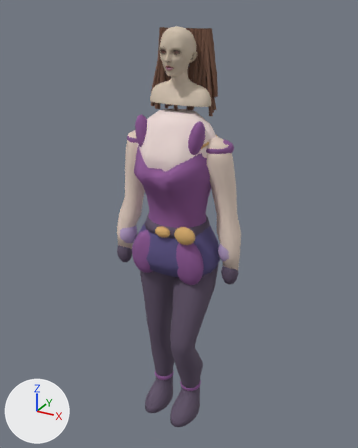
The glTF model godot/assets/katie_walk_7.glb as it was, and as the next commit left it.
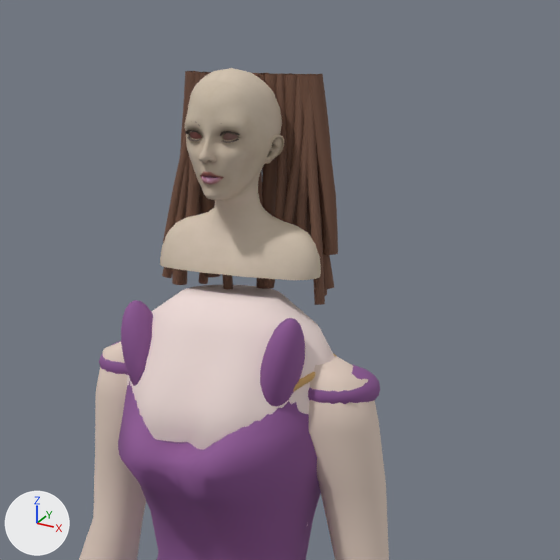
Old and new are each drawn whole from a camera (50 mm lens) standing at (1.129, -2.035, 2.261) and looking at (-0.004, 0.024, 1.231) and again close up on the part from 25% to 84% of the width and 0% to 48% of the height. The lights are fixed; the arrows at lower left show +X, +Y and +Z. The older version's two pictures come first. Where no turn or scale is listed for an object, it has been applied to the vertices. Vertices at exactly the same position are counted once.

Objects in the first close-up: 'Continuous arm', 'Continuous arm.001', 'Fitted shoulder strap', 'Fitted shoulder strap.001', 'Imported Katie eyelashes', 'Imported Katie katie', 'Katie hair strand 00', 'Katie hair strand 02', 'Katie hair strand 05', 'Katie hair strand 08', 'Katie hair strand 44', 'Upper torso skin', 'Violet sweetheart bodice' and 23 more.
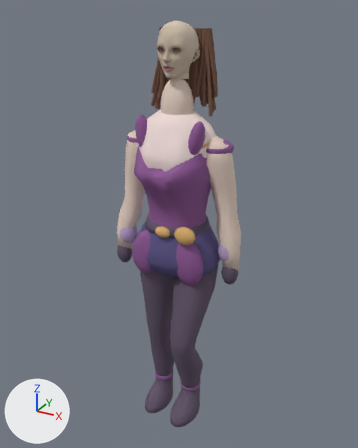
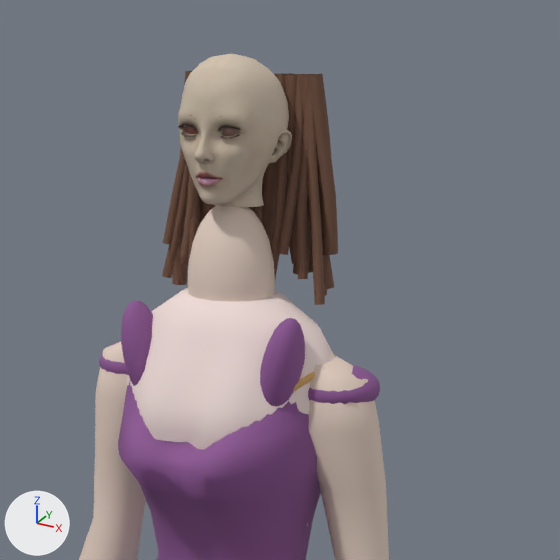
Changed parts and their boxes [x1, y1, x2, y2] in the close-ups (560 x 560 px):
'Imported Katie katie', reshaped, moved, rescaled (29% narrower, 28% shorter): before [160, 68, 321, 280]; after [178, 54, 292, 207]
'Neck', added (pale pink): after [188, 205, 275, 302]
'Imported Katie eyelashes', moved, rescaled (16% wider, 14% taller): before [185, 130, 239, 143]; after [178, 124, 241, 139]
part 1 of me_head_001, reshaped: before [160, 196, 321, 280]; after [213, 197, 264, 207]

The change in detail:
me_head_001 is used by ob_imported_katie_katie; location (0.0, -0.001, 2.025); scale (0.43, 0.43, 0.43).
me_head_001 had 3016 vertices, 5880 faces and spanned x -0.367..0.367, y -0.232..0.209, z -0.416..0.362.
me_head_001 now has 2610 vertices, 5080 faces and spans x -0.2..0.2, y -0.232..0.209, z -0.134..0.362.
me_head_001 part 1: 446 vertices removed from x -0.367..0.367, y -0.057..0.202, z -0.416..-0.135; 40 vertices added at x -0.098..0.098, y -0.042..0.121, z -0.134.
Mesh me_sphere_005 is new.
It is a UV sphere (20 segments, 12 rings, poles along z) spanning x -0.079..0.079, y -0.074..0.074, z -0.139..0.139.
It uses material mat_mobile_katie_body_skin (pale pink #e5d0c2).
Object 'Imported Katie eyelashes' (ob_imported_katie_eyelashes) moves from (0.0, -0.068, 2.08) to (0.0, -0.078, 2.089).
Object 'Imported Katie eyelashes' (ob_imported_katie_eyelashes) is rescaled from (0.43, 0.43, 0.43) to (0.49, 0.49, 0.49).
Object 'Imported Katie katie' (ob_imported_katie_katie) moves from (0.0, -0.001, 2.025) to (0.0, -0.001, 2.026).
Object 'Imported Katie katie' (ob_imported_katie_katie) is rescaled from (0.43, 0.43, 0.43) to (0.49, 0.49, 0.49).
Object 'Neck' (ob_neck) is new; it shows me_sphere_005.
Its location is (0.0, 0.0, 1.83).
